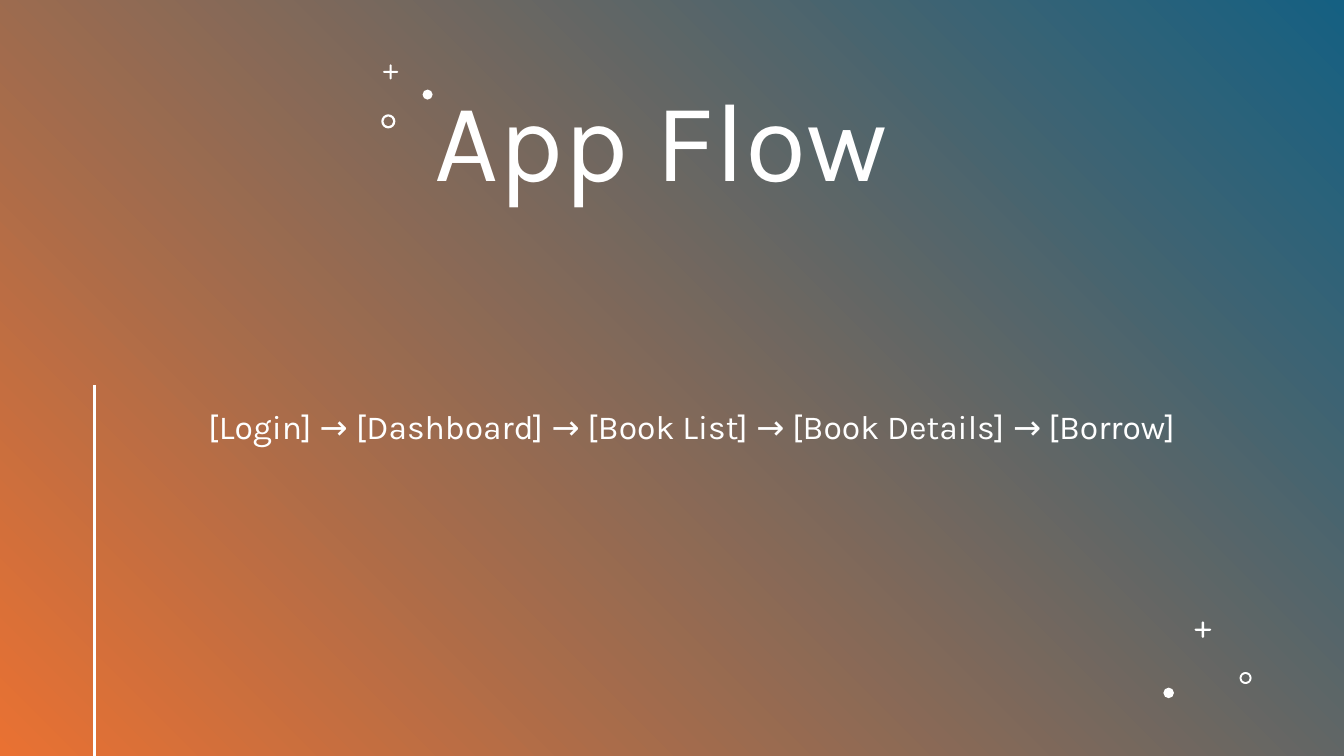
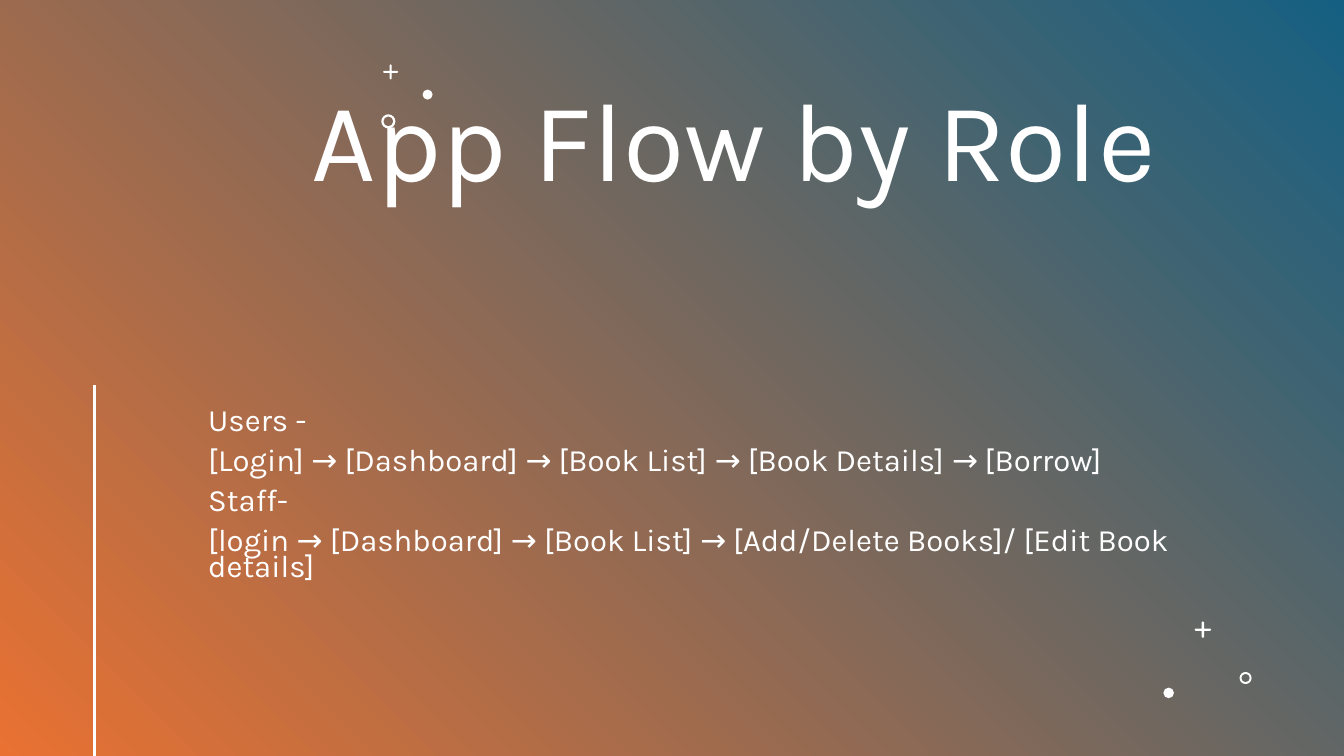
Before and after one commit to samj296/book-library-app, a slide deck: slide 9 of book-library-app.pptx (slide 8 before the commit). Drawn at 1344x756 pixels with LibreOffice and Linux fonts; fonts in the diff are those of the drawing. Boxes give left, top, right and bottom in pixels: in the first picture for what was removed or moved away, otherwise in the second. Text is boxed around its words. In the diff, an @@ line names an element or a change of style, - is before the commit and + after.

```diff
--- a/book-library-app.pptx
+++ b/book-library-app.pptx
@@ title at (x1=312, y1=89, x2=1155, y2=208): text changed @@
-App Flow
+App Flow by Role
@@ subtitle at (x1=208, y1=411, x2=288, y2=432): paragraph added @@
+Users -
@@ subtitle at (x1=208, y1=448, x2=1102, y2=478): size 24 to 22.2 pt in "[Login] → [Dashboard] → [Book List] → ..."; line spacing 0.9 to 0.7 @@
@@ subtitle at (x1=208, y1=489, x2=1169, y2=580): paragraphs added @@
+Staff-
+[login → [Dashboard] → [Book List] → [Add/Delete Books]/ [Edit Book details]
```
Also in this commit, not shown: 2 slides added, 1 slide removed, 6 other files.
